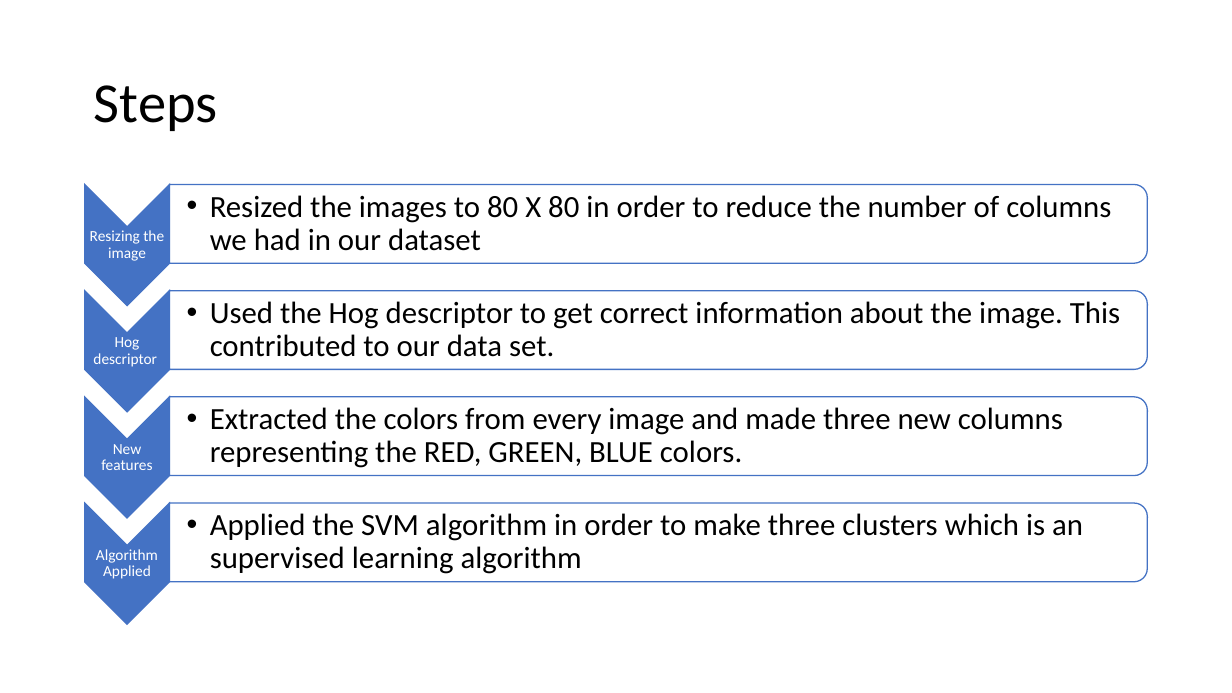
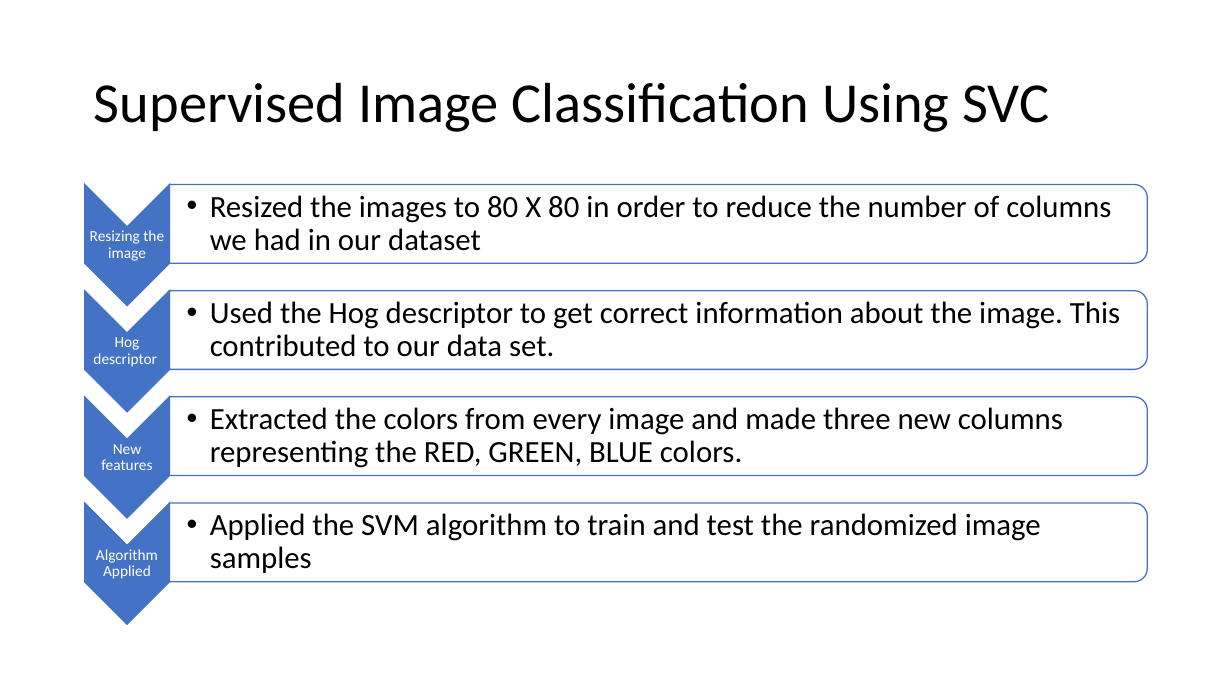
Before and after one commit to vivekagarwal5592/Image-Recognition, a slide deck: slide 9 of Food image classification.pptx (slide 10 before the commit). Drawn at 1232x693 pixels with LibreOffice and Linux fonts; fonts in the diff are those of the drawing. Boxes give left, top, right and bottom in pixels: in the first picture for what was removed or moved away, otherwise in the second. Text is boxed around its words. In the diff, an @@ line names an element or a change of style, - is before the commit and + after.

```diff
--- a/Food image classification.pptx
+++ b/Food image classification.pptx
@@ title at (94,82,1049,132): text changed @@
-Steps
+Supervised Image Classification Using SVC
@@ text at (210,513,1041,573): text changed @@
-  • Applied the SVM algorithm in order to make three clusters which is an supervised learning algorithm
+  •• Applied the SVM algorithm to train and test the randomized image samples
```
Also in this commit, not shown: 4 other slides changed, 4 slides added, 2 slides removed, 3 other files.
